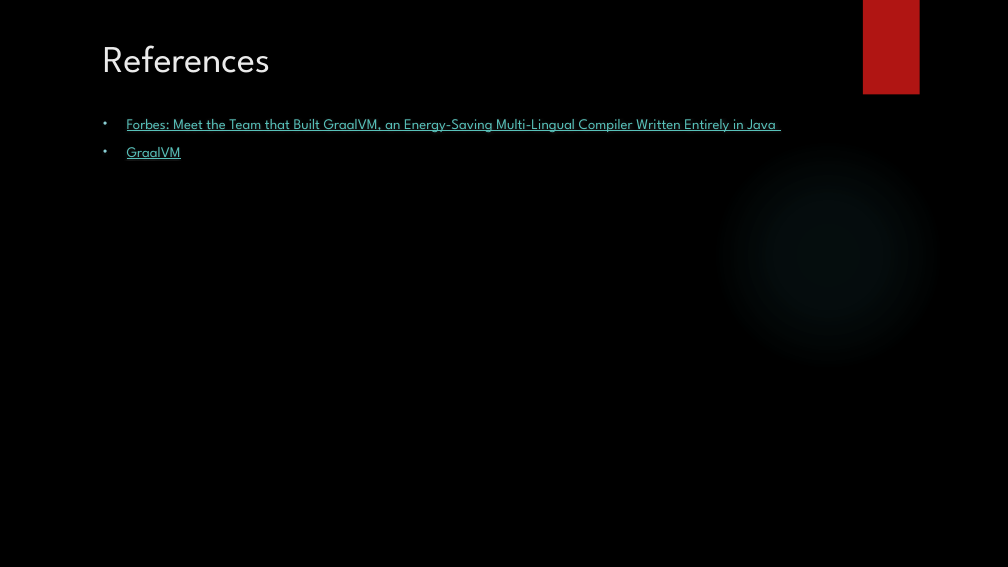
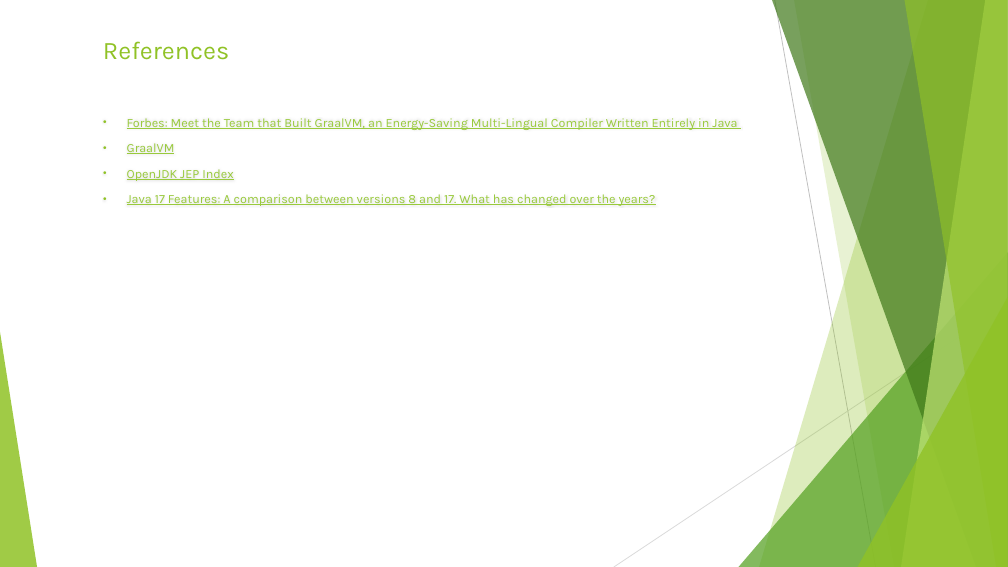
Before and after one commit to Rohan427/Qpid4Graal, a slide deck: slide 23 of doc/reference/GraalVm _Upgrade.pptx (slide 10 before the commit). Drawn at 1008x567 pixels with LibreOffice and Linux fonts; fonts in the diff are those of the drawing; background and template pictures are left out. Boxes give left, top, right and bottom in pixels: in the first picture for what was removed or moved away, otherwise in the second. Text is boxed around its words. In the diff, an @@ line names an element or a change of style, - is before the commit and + after.

Commit message:
GraalVM Upgrade PPT v2

```diff
--- a/doc/reference/GraalVm _Upgrade.pptx
+++ b/doc/reference/GraalVm _Upgrade.pptx
@@ background picture (left out) to #FFFFFF @@
@@ rectangle removed at box(863, 0, 920, 95) @@
@@ title "References" at box(103, 41, 229, 60): size 36 to 24 pt, font League Spartan to Karla, text colour #EBEBEB to #90C226 @@
@@ text at box(127, 118, 737, 154): size 14 to 12 pt, font League Spartan to Karla, text colour #58C1BA to #99CA3C in "Forbes: Meet the Team that Built GraalVM, ...", "GraalVM"; bullet colour #8AD0D6 to #90C226 @@
@@ ellipse removed at box(712, 138, 944, 371) @@
@@ text at box(127, 169, 656, 206): paragraphs added @@
+• OpenJDK JEP Index
+• Java 17 Features: A comparison between versions 8 and 17. What has changed over the years?
@@ group added at box(0, 0, 1008, 567): 5 freeform shapes, 3 triangles, 2 lines @@
```
Also in this commit, not shown: 9 other slides changed, 13 slides added.
